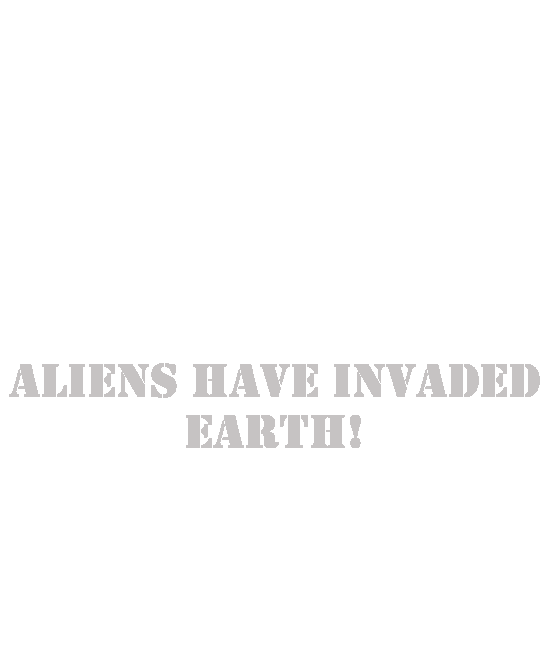
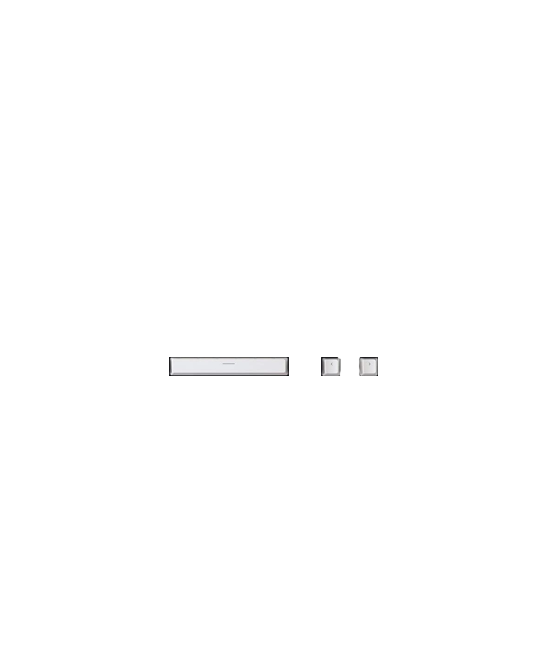
Before/after of a 550 x 650 layered artwork. What changed in the layer stack:
added layer "SpaceBar" above "cópia de Aliens have invaded Earth!" over <box>169,357,378,376</box>
hid "cópia de Aliens have invaded Earth!" over <box>9,363,540,448</box>
